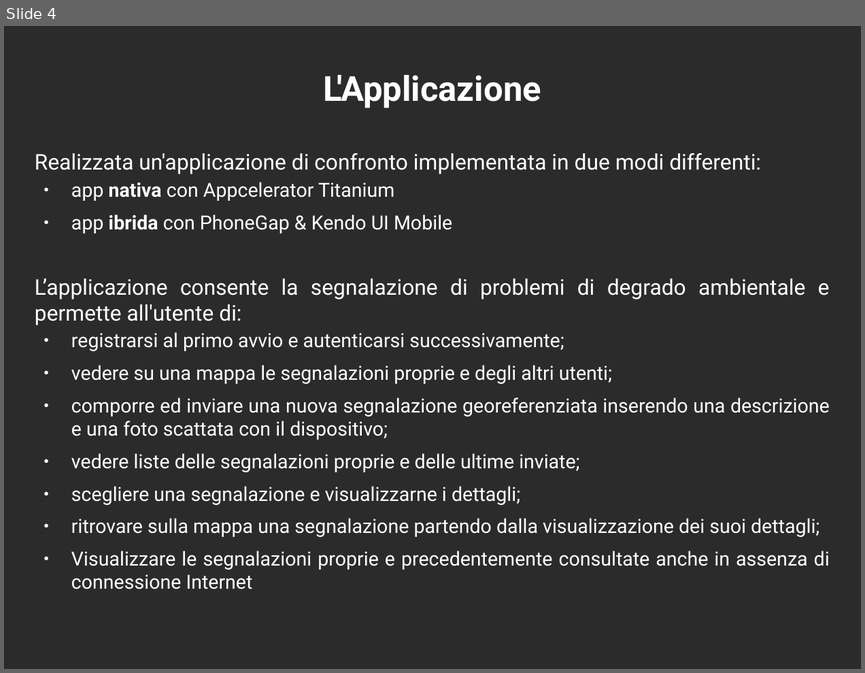
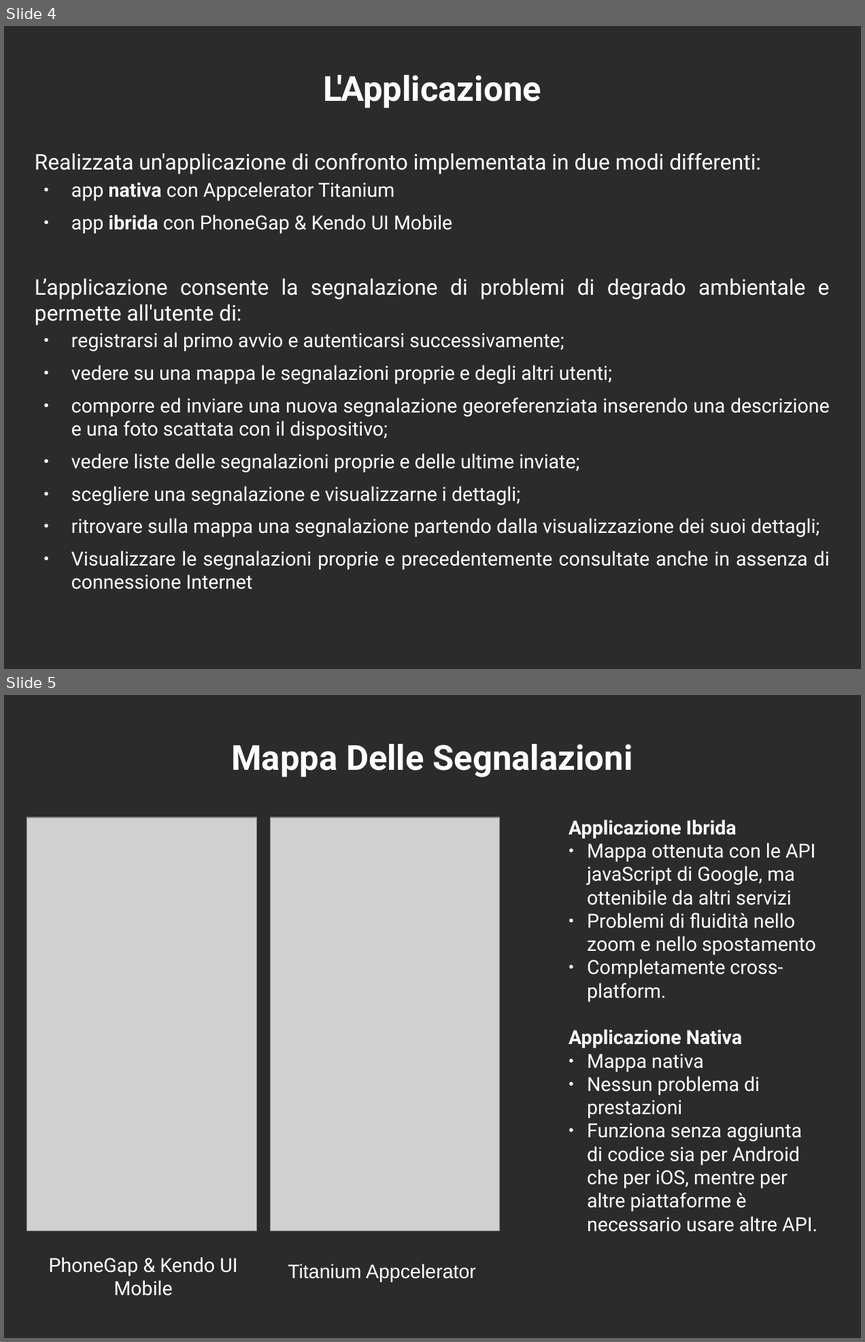
Before and after one commit to mircobe87/tesi-crossplatform, a slide deck: presentazione/presentazione.odp. Shown one above the other, each under a label of ours: slide 4 before the commit, slides 4 and 5 after it. The pictures are 865x673 and 865x1342 pixels, drawn with LibreOffice and Linux fonts; fonts in the diff are those of the drawing; grey boxes stand for pictures; background and template pictures are left out; a plain dark background stands for a picture behind light text. Boxes give left, top, right and bottom in pixels: in the first picture for what was removed or moved away, otherwise in the second. Text is boxed around its words. In the diff, an @@ line names an element or a change of style, - is before the commit and + after.

Commit message:
modificata diapositiva Mappa delle segnalazioni

```diff
--- a/presentazione/presentazione.odp
+++ b/presentazione/presentazione.odp
@@ slide 5 added at [4, 695, 861, 1338], background picture (left out) @@
@@ title added at [231, 744, 633, 777], 32 pt, text #FFFFFF, bold @@
+Mappa Delle Segnalazioni
@@ picture added at [27, 817, 257, 1230] @@
@@ picture added at [271, 817, 500, 1230] @@
@@ text added at [568, 819, 817, 1232], 18 pt, text #FFFFFF @@
+Applicazione Ibrida
+● Mappa ottenuta con le API javaScript di Google, ma ottenibile da altri servizi
+● Problemi di fluidità nello zoom e nello spostamento
+● Completamente cross-platform.
+Applicazione Nativa
+● Mappa nativa
+● Nessun problema di prestazioni
+● Funziona senza aggiunta di codice sia per Android che per iOS, mentre per altre piattaforme è necessario usare altre API.
@@ text added at [49, 1257, 237, 1295], 18 pt, text #FFFFFF @@
+PhoneGap & Kendo UI Mobile
@@ text added at [288, 1263, 476, 1282], 18 pt, text #FFFFFF @@
+Titanium Appcelerator
```
Also in this commit, not shown: 1 slide removed.
